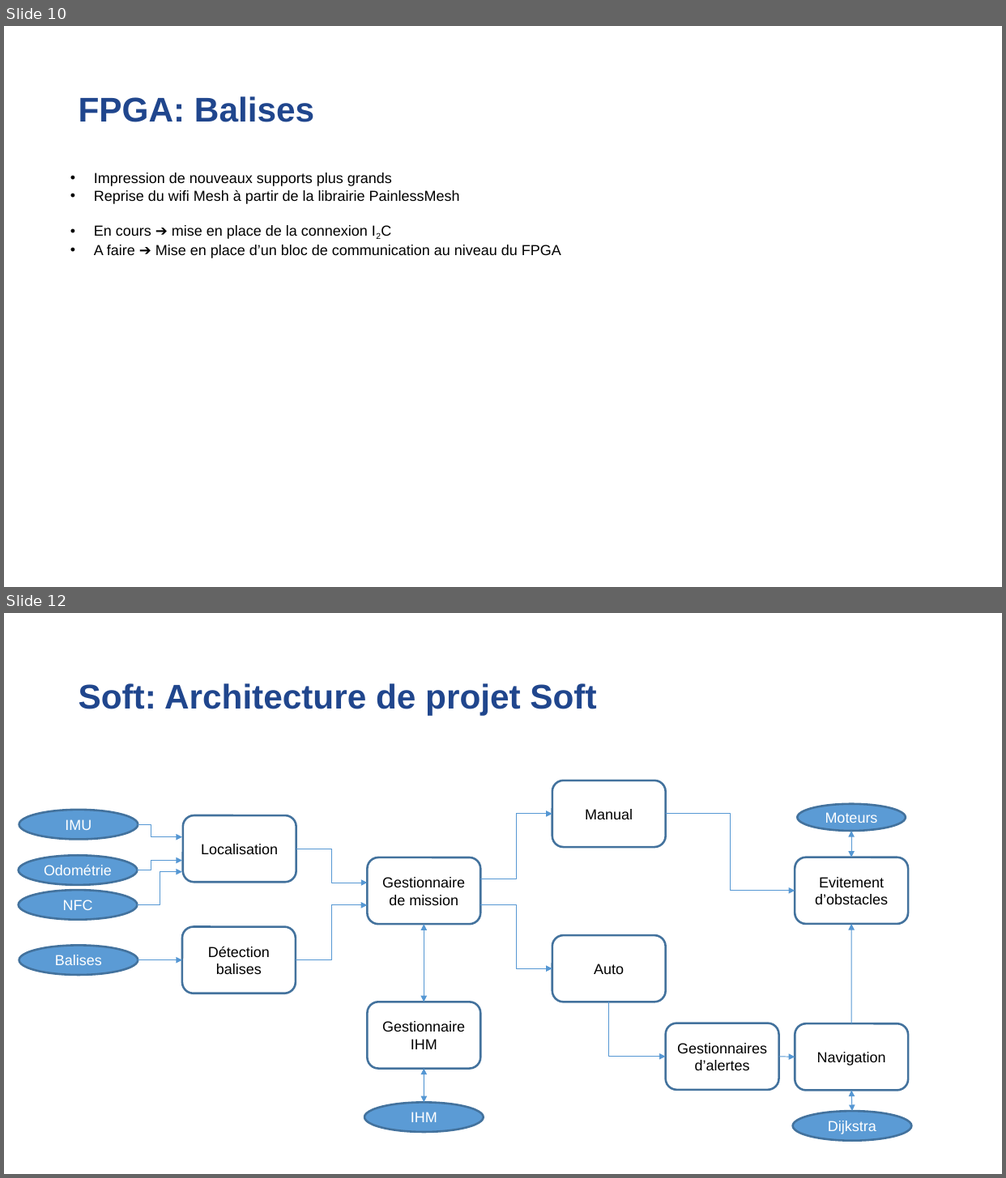
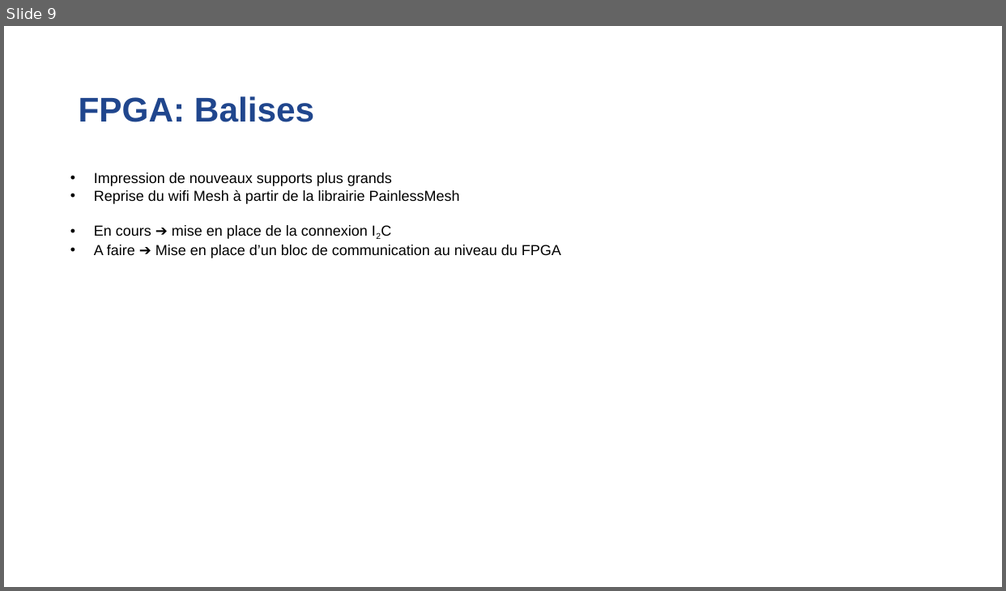
Before and after one commit to Laffargue-ElsysDesign/Robot_Surveillance_V3, a slide deck: GestionDeProjet/Reunions/Reunion_06_07_2022/Reunion_avancement_06_07_22.pptx. Shown one above the other, each under a label of ours: slides 10 and 12 before the commit, slide 9 after it; the slides between them are not shown. The pictures are 1006x1178 and 1006x591 pixels, drawn with LibreOffice and Linux fonts; fonts in the diff are those of the drawing; background and template pictures are left out. Boxes give left, top, right and bottom in pixels: in the first picture for what was removed or moved away, otherwise in the second. Text is boxed around its words. In the diff, an @@ line names an element or a change of style, - is before the commit and + after.

```diff
--- a/GestionDeProjet/Reunions/Reunion_06_07_2022/Reunion_avancement_06_07_22.pptx
+++ b/GestionDeProjet/Reunions/Reunion_06_07_2022/Reunion_avancement_06_07_22.pptx
@@ slide 12 removed at [4,613,1002,1174], background #FFFFFF @@
@@ title removed at [79,683,596,715] @@
-Soft: Architecture de projet Soft
@@ rounded rectangle removed at [552,781,665,847] @@
-Manual
@@ ellipse removed at [798,804,906,831] @@
-Moteurs
@@ elbow arrow removed from (481, 879) to (552, 814) @@
@@ elbow arrow removed from (666, 814) to (795, 891) @@
@@ double arrow removed from (851, 858) to (851, 831) @@
@@ elbow arrow removed from (296, 849) to (367, 883) @@
@@ group removed at [19,810,296,920]: 3 ellipses, 3 elbow arrows, 1 rounded rectangle @@
-IMU
-Odométrie
-NFC
-Localisation
@@ rounded rectangle removed at [367,858,480,924] @@
-Gestionnaire de mission
@@ rounded rectangle removed at [795,858,908,924] @@
-Evitement d’obstacles
@@ rounded rectangle removed at [182,926,296,994] @@
-Détection balises
@@ elbow arrow removed from (296, 960) to (367, 905) @@
@@ double arrow removed from (424, 924) to (424, 1003) @@
@@ elbow arrow removed from (481, 905) to (552, 969) @@
@@ arrow removed from (851, 1024) to (851, 924) @@
@@ ellipse removed at [19,945,138,975] @@
-Balises
@@ rounded rectangle removed at [552,935,665,1003] @@
-Auto
@@ arrow removed from (138, 960) to (182, 960) @@
@@ rounded rectangle removed at [367,1003,480,1069] @@
-Gestionnaire IHM
@@ elbow arrow removed from (609, 1003) to (666, 1057) @@
@@ rounded rectangle removed at [666,1023,779,1090] @@
-Gestionnaires d’alertes
@@ rounded rectangle removed at [795,1024,908,1091] @@
-Navigation
@@ double arrow removed from (424, 1069) to (424, 1102) @@
@@ arrow removed from (779, 1057) to (795, 1057) @@
@@ double arrow removed from (851, 1091) to (852, 1112) @@
@@ ellipse removed at [364,1102,484,1132] @@
-IHM
@@ ellipse removed at [793,1112,912,1142] @@
-Dijkstra
@@ what was slide 10 is now slide 9 @@
```
Also in this commit, not shown: 1 slide added, 5 other slides removed.
